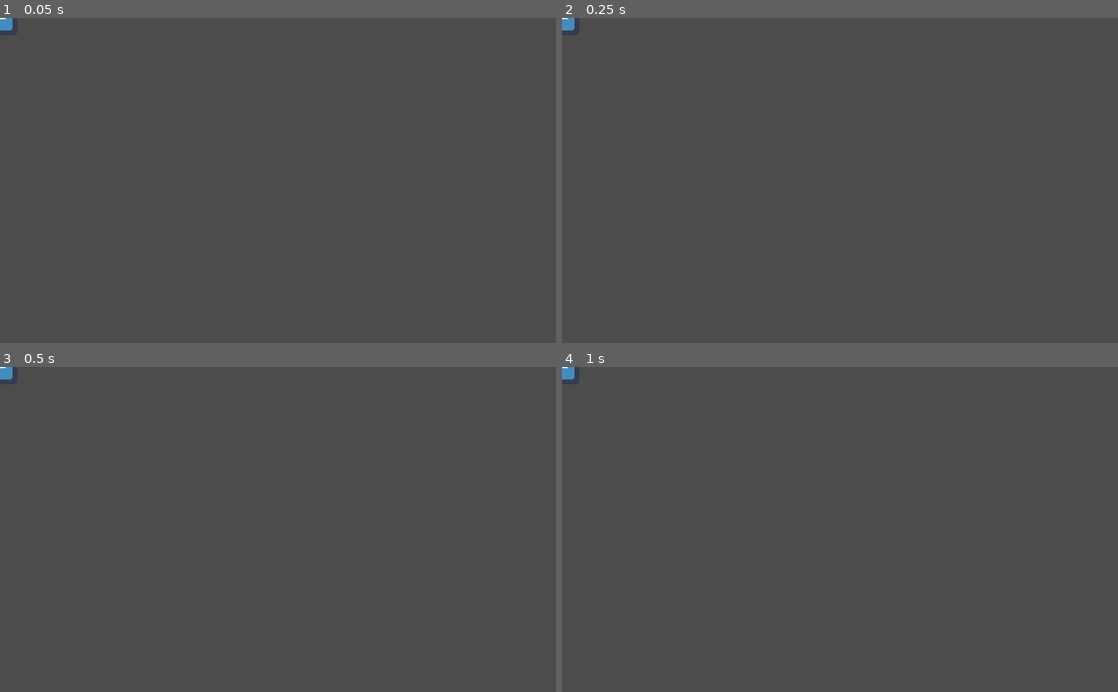
Above: before the commit, frames 1-4 (two rows, left to right).
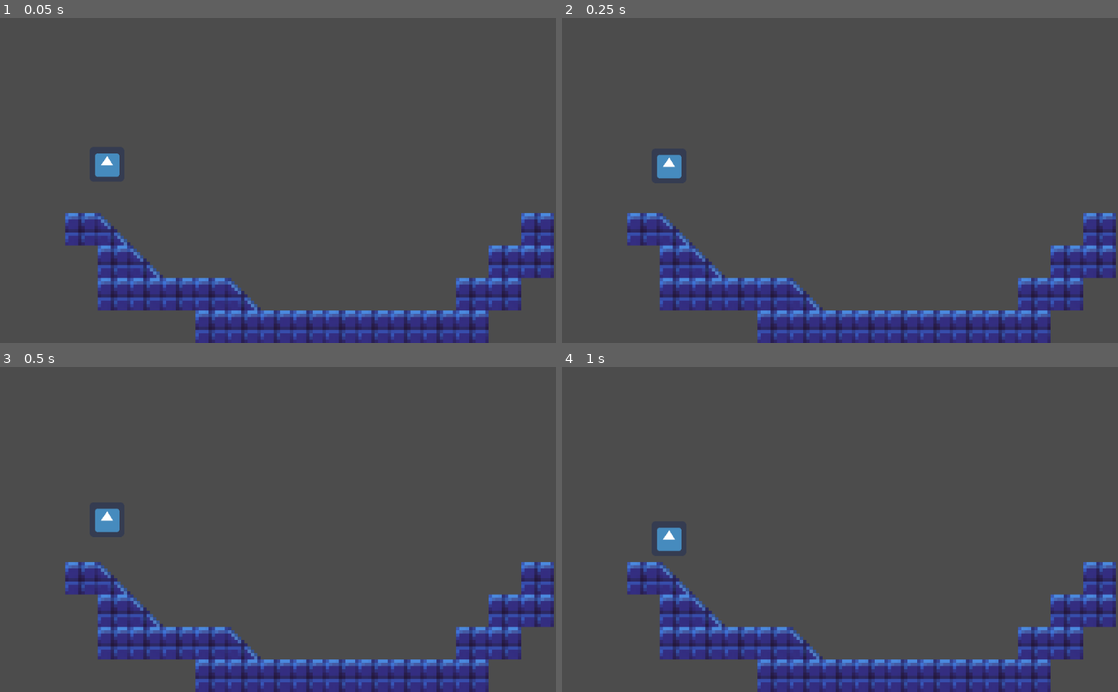
Above: after the commit, the same moments.

Repository: marcs77/GJ2018_PizzaBattleRoyale
Game: Godot game, scene res://Test1.tscn
Two runs of this game, one before a commit and one after it. Both use one fixed random seed, a clock stepped at 60 frames per second and the inputs below. The engine's default icon, where the game draws it, is replaced by a stand-in: a white triangle on a blue panel in a dark square.
Inputs:
- Up to frame 1 (0.05 s): no input
- Up to frame 2 (0.25 s): no input
- Up to frame 3 (0.5 s): no input
- Up to frame 4 (1 s): no input

The runs differ from the first frame. In frame 1, 13% of the frame differs, in the area x 0-100%, y 0-100%; in frame 2, 13%; in frame 3, 13%; in frame 4, 13%.

Commit message:
Tilemap básico

Diff:
--- a/Test1.tscn
+++ b/Test1.tscn
@@ -1,9 +1,61 @@
-[gd_scene load_steps=2 format=2]
+[gd_scene load_steps=4 format=2]
 
-[ext_resource path="res://icon.png" type="Texture" id=1]
+[ext_resource path="res://TileSet1.tres" type="TileSet" id=1]
+[ext_resource path="res://icon.png" type="Texture" id=2]
+
+[sub_resource type="CircleShape2D" id=1]
+
+custom_solver_bias = 0.0
+radius = 29.8452
 
 [node name="Node" type="Node" index="0"]
 
-[node name="Sprite" type="Sprite" parent="." index="0"]
+[node name="TileMap" type="TileMap" parent="." index="0"]
 
-texture = ExtResource( 1 )
+mode = 0
+tile_set = ExtResource( 1 )
+cell_size = Vector2( 60, 60 )
+cell_quadrant_size = 60
+cell_custom_transform = Transform2D( 1, 0, 0, 1, 0, 0 )
+cell_half_offset = 2
+cell_tile_origin = 0
+cell_y_sort = false
+cell_clip_uv = false
+collision_use_kinematic = false
+collision_friction = 1.0
+collision_bounce = 0.0
+collision_layer = 1
+collision_mask = 1
+occluder_light_mask = 1
+format = 1
+tile_data = PoolIntArray( 393218, 0, 0, 393219, 536870913, 0, 393232, 0, 0, 458755, 0, 0, 458756, 536870913, 0, 458767, 0, 0, 458768, 0, 0, 524291, 0, 0, 524292, 0, 0, 524293, 0, 0, 524294, 0, 0, 524295, 536870913, 0, 524302, 0, 0, 524303, 0, 0, 589830, 0, 0, 589831, 0, 0, 589832, 0, 0, 589833, 0, 0, 589834, 0, 0, 589835, 0, 0, 589836, 0, 0, 589837, 0, 0, 589838, 0, 0 )
+
+[node name="RigidBody2D" type="RigidBody2D" parent="." index="1"]
+
+position = Vector2( 197, 270 )
+input_pickable = false
+collision_layer = 1
+collision_mask = 1
+mode = 0
+mass = 1.0
+friction = 1.0
+bounce = 0.0
+gravity_scale = 1.0
+custom_integrator = false
+continuous_cd = 0
+contacts_reported = 0
+contact_monitor = false
+sleeping = false
+can_sleep = true
+linear_velocity = Vector2( 0, 0 )
+linear_damp = -1.0
+angular_velocity = 0.0
+angular_damp = -1.0
+
+[node name="Sprite" type="Sprite" parent="RigidBody2D" index="0"]
+
+texture = ExtResource( 2 )
+
+[node name="CollisionShape2D" type="CollisionShape2D" parent="RigidBody2D" index="1"]
+
+shape = SubResource( 1 )
--- /dev/null
+++ b/TileEdit.tscn
@@ -0,0 +1,82 @@
+[gd_scene load_steps=4 format=2]
+
+[ext_resource path="res://textures/tilemap1.png" type="Texture" id=1]
+
+[sub_resource type="RectangleShape2D" id=1]
+
+custom_solver_bias = 0.0
+extents = Vector2( 30, 30 )
+
+[sub_resource type="ConvexPolygonShape2D" id=2]
+
+custom_solver_bias = 0.0
+points = PoolVector2Array( 30, -30, 30, 30, -30, 30 )
+
+[node name="Node" type="Node"]
+
+[node name="Brick1" type="Sprite" parent="." index="0"]
+
+texture = ExtResource( 1 )
+region_enabled = true
+region_rect = Rect2( 0, 0, 60, 60 )
+_sections_unfolded = [ "Transform" ]
+
+[node name="StaticBody2D" type="StaticBody2D" parent="Brick1" index="0"]
+
+input_pickable = false
+collision_layer = 1
+collision_mask = 1
+constant_linear_velocity = Vector2( 0, 0 )
+constant_angular_velocity = 0.0
+friction = 1.0
+bounce = 0.0
+
+[node name="CollisionShape2D" type="CollisionShape2D" parent="Brick1/StaticBody2D" index="0"]
+
+shape = SubResource( 1 )
+_sections_unfolded = [ "Transform" ]
+
+[node name="Ramp1" type="Sprite" parent="." index="1"]
+
+position = Vector2( 60, 0 )
+texture = ExtResource( 1 )
+region_enabled = true
+region_rect = Rect2( 60, 0, 60, 60 )
+_sections_unfolded = [ "Region", "Transform" ]
+
+[node name="StaticBody2D" type="StaticBody2D" parent="Ramp1" index="0"]
+
+input_pickable = false
+collision_layer = 1
+collision_mask = 1
+constant_linear_velocity = Vector2( 0, 0 )
+constant_angular_velocity = 0.0
+friction = 1.0
+bounce = 0.0
+
+[node name="CollisionShape2D" type="CollisionShape2D" parent="Ramp1/StaticBody2D" index="0"]
+
+shape = SubResource( 2 )
+
+[node name="Ramp2" type="Sprite" parent="." index="2"]
+
+position = Vector2( 120, 0 )
+texture = ExtResource( 1 )
+region_enabled = true
+region_rect = Rect2( 186, 0, 60, 60 )
+_sections_unfolded = [ "Region", "Transform" ]
+
+[node name="StaticBody2D" type="StaticBody2D" parent="Ramp2" index="0"]
+
+input_pickable = false
+collision_layer = 1
+collision_mask = 1
+constant_linear_velocity = Vector2( 0, 0 )
+constant_angular_velocity = 0.0
+friction = 1.0
+bounce = 0.0
+
+[node name="CollisionShape2D" type="CollisionShape2D" parent="Ramp2/StaticBody2D" index="0"]
+
+shape = SubResource( 1 )
+_sections_unfolded = [ "Transform" ]
--- /dev/null
+++ b/TileSet1.tres
@@ -0,0 +1,59 @@
+[gd_resource type="TileSet" load_steps=4 format=2]
+
+[ext_resource path="res://textures/tilemap1.png" type="Texture" id=1]
+
+[sub_resource type="RectangleShape2D" id=1]
+
+custom_solver_bias = 0.0
+extents = Vector2( 30, 30 )
+
+[sub_resource type="ConvexPolygonShape2D" id=2]
+
+custom_solver_bias = 0.0
+points = PoolVector2Array( 30, -30, 30, 30, -30, 30 )
+
+[resource]
+
+0/name = "Brick1"
+0/texture = ExtResource( 1 )
+0/tex_offset = Vector2( 0, 0 )
+0/modulate = Color( 1, 1, 1, 1 )
+0/region = Rect2( 0, 0, 60, 60 )
+0/is_autotile = false
+0/occluder_offset = Vector2( 30, 30 )
+0/navigation_offset = Vector2( 30, 30 )
+0/shapes = [ {
+"autotile_coord": Vector2( 0, 0 ),
+"one_way": false,
+"shape": SubResource( 1 ),
+"shape_transform": Transform2D( 1, 0, 0, 1, 30, 30 )
+} ]
+1/name = "Ramp1"
+1/texture = ExtResource( 1 )
+1/tex_offset = Vector2( 0, 0 )
+1/modulate = Color( 1, 1, 1, 1 )
+1/region = Rect2( 60, 0, 60, 60 )
+1/is_autotile = false
+1/occluder_offset = Vector2( 30, 30 )
+1/navigation_offset = Vector2( 30, 30 )
+1/shapes = [ {
+"autotile_coord": Vector2( 0, 0 ),
+"one_way": false,
+"shape": SubResource( 2 ),
+"shape_transform": Transform2D( 1, 0, 0, 1, 30, 30 )
+} ]
+2/name = "Ramp2"
+2/texture = ExtResource( 1 )
+2/tex_offset = Vector2( 0, 0 )
+2/modulate = Color( 1, 1, 1, 1 )
+2/region = Rect2( 186, 0, 60, 60 )
+2/is_autotile = false
+2/occluder_offset = Vector2( 30, 30 )
+2/navigation_offset = Vector2( 30, 30 )
+2/shapes = [ {
+"autotile_coord": Vector2( 0, 0 ),
+"one_way": false,
+"shape": SubResource( 1 ),
+"shape_transform": Transform2D( 1, 0, 0, 1, 30, 30 )
+} ]
+_sections_unfolded = [ "0" ]
Binary file added: textures/tilemap1.png
Not shown, added: textures/tilemap1.png.import
Not shown, changed: .gitignore
